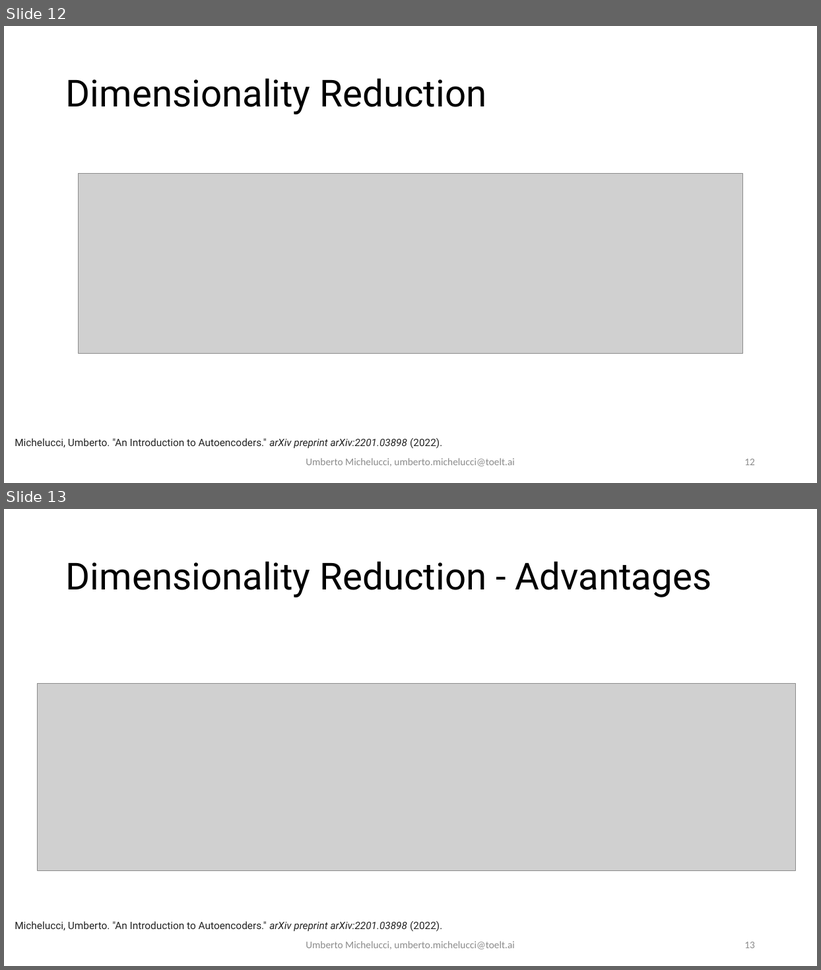
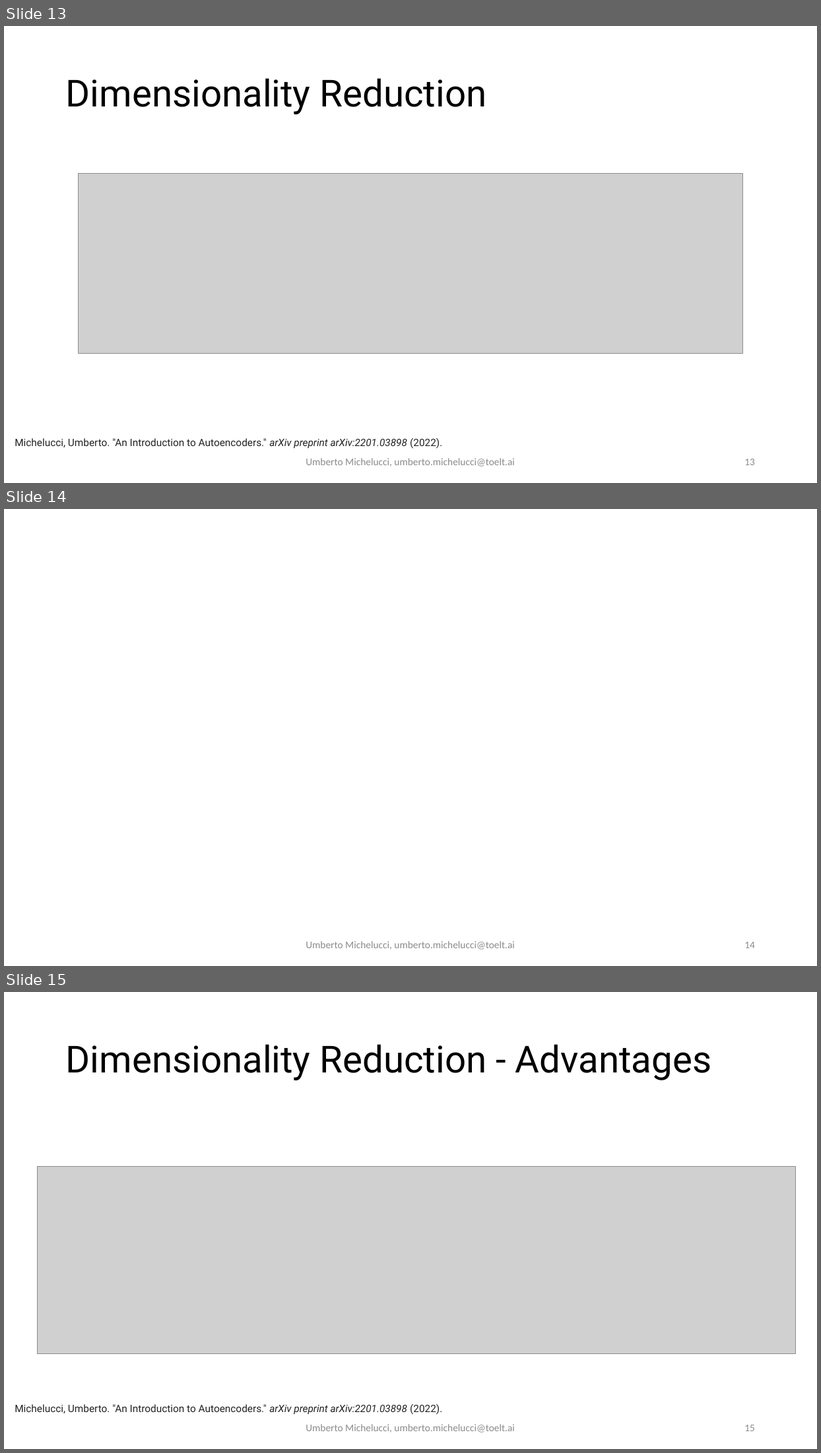
Before and after one commit to toelt-llc/COURSE-SUPSI-Lectures-2022, a slide deck: 2 - Autoencoders/Autoencoders.pptx. Shown one above the other, each under a label of ours: slides 12 and 13 before the commit, slides 13, 14 and 15 after it. The pictures are 821x970 and 821x1453 pixels, drawn with LibreOffice and Linux fonts; fonts in the diff are those of the drawing; grey boxes stand for pictures. Boxes give left, top, right and bottom in pixels: in the first picture for what was removed or moved away, otherwise in the second. Text is boxed around its words. In the diff, an @@ line names an element or a change of style, - is before the commit and + after.

```diff
--- a/2 - Autoencoders/Autoencoders.pptx
+++ b/2 - Autoencoders/Autoencoders.pptx
@@ slide 14 added at (4,509,817,966), background #FFFFFF @@
@@ text added at (306,941,515,950), 12 pt, text #8C8C8C @@
+Umberto Michelucci, umberto.michelucci@toelt.ai
@@ page number added at (745,942,755,949), 12 pt, text #8C8C8C @@
+14
@@ what was slide 12 is now slide 13 @@
@@ page number at (745,459,755,466): text changed @@
-12
+13
@@ what was slide 13 is now slide 15 @@
@@ page number at (745,1425,755,1432): text changed @@
-13
+15
```
Also in this commit, not shown: 1 slide changed, 1 other slide added, 4 other files.
